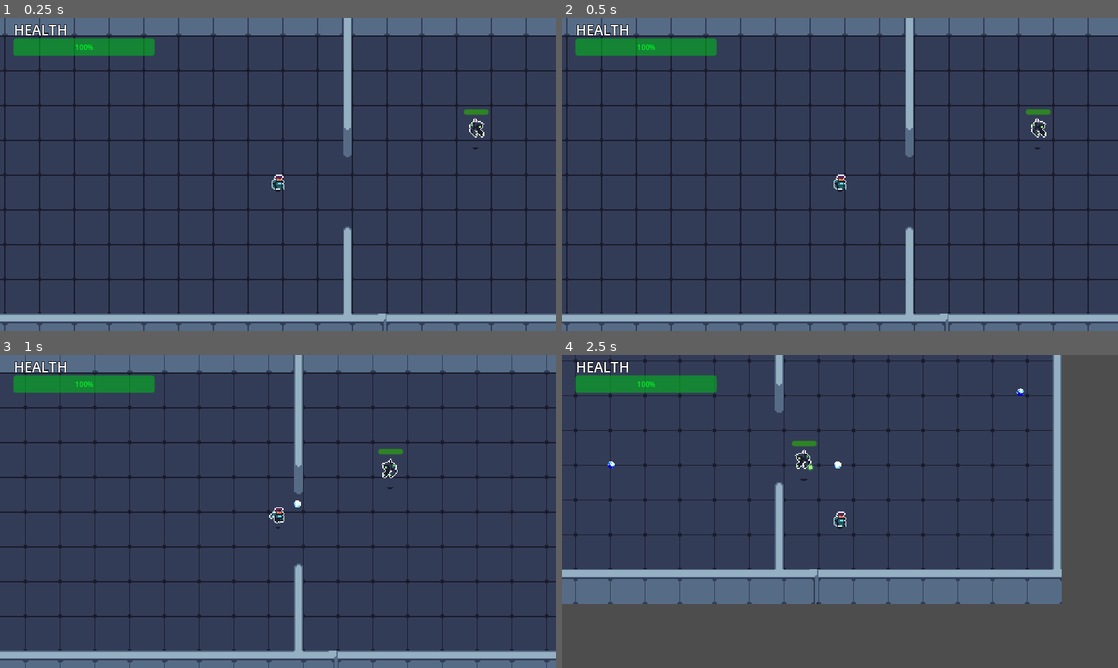
Above: before the commit, frames 1-4 (two rows, left to right).
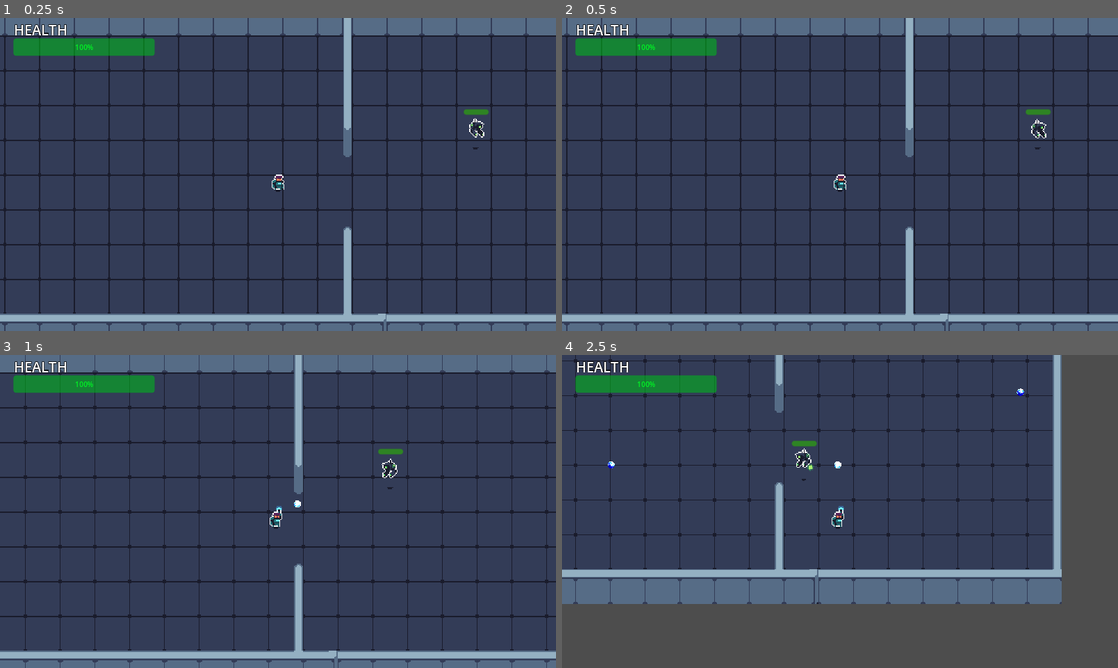
Above: after the commit, the same moments.

Repository: AugustanaCSC380January2024/final-game-solo
Game: Godot game, scene res://Scenes/Game.tscn
Two runs of this game, one before a commit and one after it. Both use one fixed random seed, a clock stepped at 60 frames per second and the inputs below.
Inputs (mouse positions are in pixels of both pictures, inside the frame that each line leads up to):
- Up to frame 1 (0.25 s): no input
- Up to frame 2 (0.5 s): no input
- Up to frame 3 (1 s): move the mouse to (400, 495) at 0.52 s; hold D (move_right) from 0.53 s (still down); click (400, 495) at 0.6 s
- Up to frame 4 (2.5 s): move the mouse to (728, 527) at 1.27 s; release D (move_right) at 1.28 s; hold S (move_down) 1.28-2.03 s; click (728, 527) at 1.35 s; move the mouse to (895, 442) at 2.02 s; hold D (move_right) from 2.03 s (still down); click (895, 442) at 2.1 s

Frame 1 is identical in both runs. In frame 2, less than 0.1% of the frame differs, in the area x 84-88%, y 32-39%; in frame 3, 0.1%; in frame 4, 0.2%, in the area x 41-52%, y 29-56%.

Commit message:
Added shooting and dying animation to player

Diff:
--- a/Scenes/enemy.tscn
+++ b/Scenes/enemy.tscn
@@ -1,7 +1,8 @@
-[gd_scene load_steps=22 format=3 uid="uid://ceb0lywmhusla"]
+[gd_scene load_steps=28 format=3 uid="uid://ceb0lywmhusla"]
 
 [ext_resource type="Script" path="res://Scripts/enemy.gd" id="1_bs184"]
 [ext_resource type="Texture2D" uid="uid://bfp7525ngeh5g" path="res://Assets/enemies x1.png" id="1_e25oh"]
+[ext_resource type="PackedScene" uid="uid://ip6whddob0p0" path="res://Scenes/health_bar.tscn" id="3_rfyd8"]
 
 [sub_resource type="AtlasTexture" id="AtlasTexture_p65i1"]
 atlas = ExtResource("1_e25oh")
@@ -66,6 +67,22 @@
 [sub_resource type="AtlasTexture" id="AtlasTexture_2x0ni"]
 atlas = ExtResource("1_e25oh")
 region = Rect2(96, 32, 32, 32)
+
+[sub_resource type="AtlasTexture" id="AtlasTexture_70di4"]
+atlas = ExtResource("1_e25oh")
+region = Rect2(0, 64, 32, 32)
+
+[sub_resource type="AtlasTexture" id="AtlasTexture_6opel"]
+atlas = ExtResource("1_e25oh")
+region = Rect2(32, 64, 32, 32)
+
+[sub_resource type="AtlasTexture" id="AtlasTexture_mo4et"]
+atlas = ExtResource("1_e25oh")
+region = Rect2(64, 64, 32, 32)
+
+[sub_resource type="AtlasTexture" id="AtlasTexture_bilst"]
+atlas = ExtResource("1_e25oh")
+region = Rect2(96, 64, 32, 32)
 
 [sub_resource type="SpriteFrames" id="SpriteFrames_qumam"]
 animations = [{
@@ -131,6 +148,23 @@
 "loop": true,
 "name": &"run",
 "speed": 5.0
+}, {
+"frames": [{
+"duration": 1.0,
+"texture": SubResource("AtlasTexture_70di4")
+}, {
+"duration": 1.0,
+"texture": SubResource("AtlasTexture_6opel")
+}, {
+"duration": 1.0,
+"texture": SubResource("AtlasTexture_mo4et")
+}, {
+"duration": 1.0,
+"texture": SubResource("AtlasTexture_bilst")
+}],
+"loop": true,
+"name": &"shoot",
+"speed": 5.0
 }]
 
 [sub_resource type="CircleShape2D" id="CircleShape2D_3m0wo"]
@@ -138,6 +172,8 @@
 
 [sub_resource type="CircleShape2D" id="CircleShape2D_mwe37"]
 radius = 120.004
+
+[sub_resource type="AnimationLibrary" id="AnimationLibrary_cd34t"]
 
 [node name="Enemy" type="CharacterBody2D" groups=["enemy"]]
 collision_layer = 4
@@ -148,9 +184,8 @@
 
 [node name="AnimatedSprite2D" type="AnimatedSprite2D" parent="."]
 sprite_frames = SubResource("SpriteFrames_qumam")
-animation = &"idle"
+animation = &"shoot"
 autoplay = "idle"
-frame_progress = 0.680382
 
 [node name="CollisionShape2D" type="CollisionShape2D" parent="."]
 position = Vector2(2, -5)
@@ -162,18 +197,7 @@
 wait_time = 0.5
 autostart = true
 
-[node name="HealthBar" type="ProgressBar" parent="."]
-modulate = Color(0.235294, 1, 0, 1)
-anchors_preset = 5
-anchor_left = 0.5
-anchor_right = 0.5
-offset_left = -11.5
-offset_top = -21.0
-offset_right = 11.5
-offset_bottom = -16.0
-grow_horizontal = 2
-step = 1.0
-show_percentage = false
+[node name="HealthBar" parent="." instance=ExtResource("3_rfyd8")]
 
 [node name="Range" type="Area2D" parent="."]
 collision_layer = 4
@@ -186,6 +210,13 @@
 
 [node name="WeaponTimer" type="Timer" parent="."]
 wait_time = 1.5
+
+[node name="AnimationTree" type="AnimationTree" parent="."]
+
+[node name="AnimationPlayer" type="AnimationPlayer" parent="."]
+libraries = {
+"": SubResource("AnimationLibrary_cd34t")
+}
 
 [connection signal="timeout" from="NavigationTimer" to="." method="_on_timer_timeout"]
 [connection signal="body_entered" from="Range" to="." method="_on_range_body_entered"]
--- /dev/null
+++ b/Scenes/health_bar.tscn
@@ -0,0 +1,14 @@
+[gd_scene format=3 uid="uid://ip6whddob0p0"]
+
+[node name="HealthBar" type="ProgressBar"]
+modulate = Color(0.235294, 1, 0, 1)
+anchors_preset = 5
+anchor_left = 0.5
+anchor_right = 0.5
+offset_left = -11.5
+offset_top = -21.0
+offset_right = 11.5
+offset_bottom = -16.0
+grow_horizontal = 2
+step = 1.0
+show_percentage = false
--- /dev/null
+++ b/Scenes/large_enemy.tscn
@@ -0,0 +1,203 @@
+[gd_scene load_steps=28 format=3 uid="uid://chqjk68g6bf13"]
+
+[ext_resource type="PackedScene" uid="uid://ceb0lywmhusla" path="res://Scenes/enemy.tscn" id="1_v3j3w"]
+[ext_resource type="Texture2D" uid="uid://bfp7525ngeh5g" path="res://Assets/enemies x1.png" id="2_7frlk"]
+
+[sub_resource type="AtlasTexture" id="AtlasTexture_wo5rd"]
+atlas = ExtResource("2_7frlk")
+region = Rect2(0, 320, 32, 32)
+
+[sub_resource type="AtlasTexture" id="AtlasTexture_lg0vm"]
+atlas = ExtResource("2_7frlk")
+region = Rect2(32, 320, 32, 32)
+
+[sub_resource type="AtlasTexture" id="AtlasTexture_e6p0h"]
+atlas = ExtResource("2_7frlk")
+region = Rect2(64, 320, 32, 32)
+
+[sub_resource type="AtlasTexture" id="AtlasTexture_cmiwv"]
+atlas = ExtResource("2_7frlk")
+region = Rect2(96, 320, 32, 32)
+
+[sub_resource type="AtlasTexture" id="AtlasTexture_12tml"]
+atlas = ExtResource("2_7frlk")
+region = Rect2(128, 320, 32, 32)
+
+[sub_resource type="AtlasTexture" id="AtlasTexture_7d25c"]
+atlas = ExtResource("2_7frlk")
+region = Rect2(160, 320, 32, 32)
+
+[sub_resource type="AtlasTexture" id="AtlasTexture_u5xnp"]
+atlas = ExtResource("2_7frlk")
+region = Rect2(192, 320, 32, 32)
+
+[sub_resource type="AtlasTexture" id="AtlasTexture_s18yy"]
+atlas = ExtResource("2_7frlk")
+region = Rect2(224, 320, 32, 32)
+
+[sub_resource type="AtlasTexture" id="AtlasTexture_obxp8"]
+atlas = ExtResource("2_7frlk")
+region = Rect2(0, 192, 32, 32)
+
+[sub_resource type="AtlasTexture" id="AtlasTexture_hmb2p"]
+atlas = ExtResource("2_7frlk")
+region = Rect2(32, 192, 32, 32)
+
+[sub_resource type="AtlasTexture" id="AtlasTexture_mulu0"]
+atlas = ExtResource("2_7frlk")
+region = Rect2(64, 192, 32, 32)
+
+[sub_resource type="AtlasTexture" id="AtlasTexture_8gup7"]
+atlas = ExtResource("2_7frlk")
+region = Rect2(96, 192, 32, 32)
+
+[sub_resource type="AtlasTexture" id="AtlasTexture_nc6vb"]
+atlas = ExtResource("2_7frlk")
+region = Rect2(160, 192, 32, 32)
+
+[sub_resource type="AtlasTexture" id="AtlasTexture_c4m4a"]
+atlas = ExtResource("2_7frlk")
+region = Rect2(192, 192, 32, 32)
+
+[sub_resource type="AtlasTexture" id="AtlasTexture_0q20k"]
+atlas = ExtResource("2_7frlk")
+region = Rect2(224, 192, 32, 32)
+
+[sub_resource type="AtlasTexture" id="AtlasTexture_br7s3"]
+atlas = ExtResource("2_7frlk")
+region = Rect2(256, 192, 32, 32)
+
+[sub_resource type="AtlasTexture" id="AtlasTexture_rrhp6"]
+atlas = ExtResource("2_7frlk")
+region = Rect2(0, 256, 32, 32)
+
+[sub_resource type="AtlasTexture" id="AtlasTexture_wgt75"]
+atlas = ExtResource("2_7frlk")
+region = Rect2(32, 256, 32, 32)
+
+[sub_resource type="AtlasTexture" id="AtlasTexture_dylds"]
+atlas = ExtResource("2_7frlk")
+region = Rect2(64, 256, 32, 32)
+
+[sub_resource type="AtlasTexture" id="AtlasTexture_x7dks"]
+atlas = ExtResource("2_7frlk")
+region = Rect2(96, 256, 32, 32)
+
+[sub_resource type="AtlasTexture" id="AtlasTexture_ojafj"]
+atlas = ExtResource("2_7frlk")
+region = Rect2(0, 288, 32, 32)
+
+[sub_resource type="AtlasTexture" id="AtlasTexture_ntm7b"]
+atlas = ExtResource("2_7frlk")
+region = Rect2(32, 288, 32, 32)
+
+[sub_resource type="AtlasTexture" id="AtlasTexture_wqvn4"]
+atlas = ExtResource("2_7frlk")
+region = Rect2(64, 288, 32, 32)
+
+[sub_resource type="AtlasTexture" id="AtlasTexture_p7k4e"]
+atlas = ExtResource("2_7frlk")
+region = Rect2(96, 288, 32, 32)
+
+[sub_resource type="SpriteFrames" id="SpriteFrames_y5rma"]
+animations = [{
+"frames": [{
+"duration": 1.0,
+"texture": SubResource("AtlasTexture_wo5rd")
+}, {
+"duration": 1.0,
+"texture": SubResource("AtlasTexture_lg0vm")
+}, {
+"duration": 1.0,
+"texture": SubResource("AtlasTexture_e6p0h")
+}, {
+"duration": 1.0,
+"texture": SubResource("AtlasTexture_cmiwv")
+}, {
+"duration": 1.0,
+"texture": SubResource("AtlasTexture_12tml")
+}, {
+"duration": 1.0,
+"texture": SubResource("AtlasTexture_7d25c")
+}, {
+"duration": 1.0,
+"texture": SubResource("AtlasTexture_u5xnp")
+}, {
+"duration": 1.0,
+"texture": SubResource("AtlasTexture_s18yy")
+}],
+"loop": true,
+"name": &"die",
+"speed": 5.0
+}, {
+"frames": [{
+"duration": 1.0,
+"texture": SubResource("AtlasTexture_obxp8")
+}, {
+"duration": 1.0,
+"texture": SubResource("AtlasTexture_hmb2p")
+}, {
+"duration": 1.0,
+"texture": SubResource("AtlasTexture_mulu0")
+}, {
+"duration": 1.0,
+"texture": SubResource("AtlasTexture_8gup7")
+}, {
+"duration": 1.0,
+"texture": SubResource("AtlasTexture_nc6vb")
+}, {
+"duration": 1.0,
+"texture": SubResource("AtlasTexture_c4m4a")
+}, {
+"duration": 1.0,
+"texture": SubResource("AtlasTexture_0q20k")
+}, {
+"duration": 1.0,
+"texture": SubResource("AtlasTexture_br7s3")
+}],
+"loop": true,
+"name": &"idle",
+"speed": 5.0
+}, {
+"frames": [{
+"duration": 1.0,
+"texture": SubResource("AtlasTexture_rrhp6")
+}, {
+"duration": 1.0,
+"texture": SubResource("AtlasTexture_wgt75")
+}, {
+"duration": 1.0,
+"texture": SubResource("AtlasTexture_dylds")
+}, {
+"duration": 1.0,
+"texture": SubResource("AtlasTexture_x7dks")
+}],
+"loop": true,
+"name": &"run",
+"speed": 5.0
+}, {
+"frames": [{
+"duration": 1.0,
+"texture": SubResource("AtlasTexture_ojafj")
+}, {
+"duration": 1.0,
+"texture": SubResource("AtlasTexture_ntm7b")
+}, {
+"duration": 1.0,
+"texture": SubResource("AtlasTexture_wqvn4")
+}, {
+"duration": 1.0,
+"texture": SubResource("AtlasTexture_p7k4e")
+}],
+"loop": true,
+"name": &"shoot",
+"speed": 5.0
+}]
+
+[node name="LargeEnemy" instance=ExtResource("1_v3j3w")]
+
+[node name="AnimatedSprite2D" parent="." index="0"]
+sprite_frames = SubResource("SpriteFrames_y5rma")
+animation = &"shoot"
+autoplay = ""
+frame_progress = 0.0
--- a/Scenes/player.tscn
+++ b/Scenes/player.tscn
@@ -36,6 +36,22 @@
 atlas = ExtResource("1_30igu")
 region = Rect2(0, 0, 32, 32)
 
+[sub_resource type="AtlasTexture" id="AtlasTexture_44uqs"]
+atlas = ExtResource("1_30igu")
+region = Rect2(0, 128, 32, 32)
+
+[sub_resource type="AtlasTexture" id="AtlasTexture_f6rxa"]
+atlas = ExtResource("1_30igu")
+region = Rect2(32, 128, 32, 32)
+
+[sub_resource type="AtlasTexture" id="AtlasTexture_ctx1r"]
+atlas = ExtResource("1_30igu")
+region = Rect2(64, 128, 32, 32)
+
+[sub_resource type="AtlasTexture" id="AtlasTexture_dw18q"]
+atlas = ExtResource("1_30igu")
+region = Rect2(96, 128, 32, 32)
+
 [sub_resource type="AtlasTexture" id="AtlasTexture_w8tj6"]
 atlas = ExtResource("1_30igu")
 region = Rect2(0, 96, 32, 32)
@@ -76,7 +92,7 @@
 "duration": 1.0,
 "texture": SubResource("AtlasTexture_daxlv")
 }],
-"loop": true,
+"loop": false,
 "name": &"die",
 "speed": 5.0
 }, {
@@ -90,6 +106,23 @@
 }, {
 "frames": [{
 "duration": 1.0,
+"texture": SubResource("AtlasTexture_44uqs")
+}, {
+"duration": 1.0,
+"texture": SubResource("AtlasTexture_f6rxa")
+}, {
+"duration": 1.0,
+"texture": SubResource("AtlasTexture_ctx1r")
+}, {
+"duration": 1.0,
+"texture": SubResource("AtlasTexture_dw18q")
+}],
+"loop": false,
+"name": &"shoot",
+"speed": 5.0
+}, {
+"frames": [{
+"duration": 1.0,
 "texture": SubResource("AtlasTexture_w8tj6")
 }, {
 "duration": 1.0,
@@ -108,6 +141,44 @@
 
 [sub_resource type="RectangleShape2D" id="RectangleShape2D_iixah"]
 size = Vector2(12, 16)
+
+[sub_resource type="Animation" id="Animation_xp22v"]
+resource_name = "shoot"
+length = 0.4
+tracks/0/type = "value"
+tracks/0/imported = false
+tracks/0/enabled = true
+tracks/0/path = NodePath("AnimatedSprite2D:animation")
+tracks/0/interp = 1
+tracks/0/loop_wrap = true
+tracks/0/keys = {
+"times": PackedFloat32Array(0),
+"transitions": PackedFloat32Array(1),
+"update": 1,
+"values": [&"shoot"]
+}
+
+[sub_resource type="Animation" id="Animation_q2jv1"]
+resource_name = "die"
+length = 2.0
+tracks/0/type = "value"
+tracks/0/imported = false
+tracks/0/enabled = true
+tracks/0/path = NodePath("AnimatedSprite2D:animation")
+tracks/0/interp = 1
+tracks/0/loop_wrap = true
+tracks/0/keys = {
+"times": PackedFloat32Array(0),
+"transitions": PackedFloat32Array(1),
+"update": 1,
+"values": [&"die"]
+}
+
+[sub_resource type="AnimationLibrary" id="AnimationLibrary_sfwka"]
+_data = {
+"die": SubResource("Animation_q2jv1"),
+"shoot": SubResource("Animation_xp22v")
+}
 
 [node name="Player" type="CharacterBody2D" groups=["player"]]
 collision_layer = 2
@@ -118,8 +189,6 @@
 [node name="AnimatedSprite2D" type="AnimatedSprite2D" parent="."]
 sprite_frames = SubResource("SpriteFrames_ty0ud")
 animation = &"die"
-frame = 1
-frame_progress = 0.364995
 
 [node name="CollisionShape2D" type="CollisionShape2D" parent="."]
 position = Vector2(0, 8)
@@ -131,3 +200,8 @@
 [node name="EnergyOrbContainer" type="Node" parent="."]
 
 [node name="UI" parent="." instance=ExtResource("3_syg6f")]
+
+[node name="AnimationPlayer" type="AnimationPlayer" parent="."]
+libraries = {
+"": SubResource("AnimationLibrary_sfwka")
+}
--- a/Scripts/enemy.gd
+++ b/Scripts/enemy.gd
@@ -66,6 +66,7 @@
 
 func shoot(body):
 	print("Shooting")
+	animated_sprite.play("shoot")
 	var lazer_ball = lazer_ball_scene.instantiate()
 	lazer_ball.global_position = global_position
 	lazer_ball.position = position
--- a/Scripts/player.gd
+++ b/Scripts/player.gd
@@ -6,6 +6,9 @@
 
 @onready var animated_sprite = $AnimatedSprite2D
 @onready var health_bar = $UI/HUD/ProgressBar
+@onready var animation_player = $AnimationPlayer
+
+var animation_playing = false
 
 var energy_orb_container
 var alive = true
@@ -34,7 +37,8 @@
 	else:
 		animated_sprite.flip_h = false
 	velocity = input_direction * speed
-	update_animations(input_direction)
+	if !animation_player.is_playing():
+		update_animations(input_direction)
 
 func update_animations(direction):
 	if direction == Vector2.ZERO:
@@ -44,6 +48,7 @@
 
 func shoot():
 	var energy_orb = energy_orb_scene.instantiate()
+	animation_player.play("shoot")
 	energy_orb.global_position = global_position
 	energy_orb.position = position
 	energy_orb.direction = -get_global_mouse_position().direction_to(position)
@@ -59,6 +64,6 @@
 	print("Dead")
 	alive = false
 	velocity = Vector2.ZERO
-	animated_sprite.play("die")
-	await get_tree().create_timer(.8).timeout
+	animation_player.play("die")
+	await animation_player.animation_finished
 	animated_sprite.visible = false
Not shown: 1 places in Scenes/player.tscn that only renumber resources
